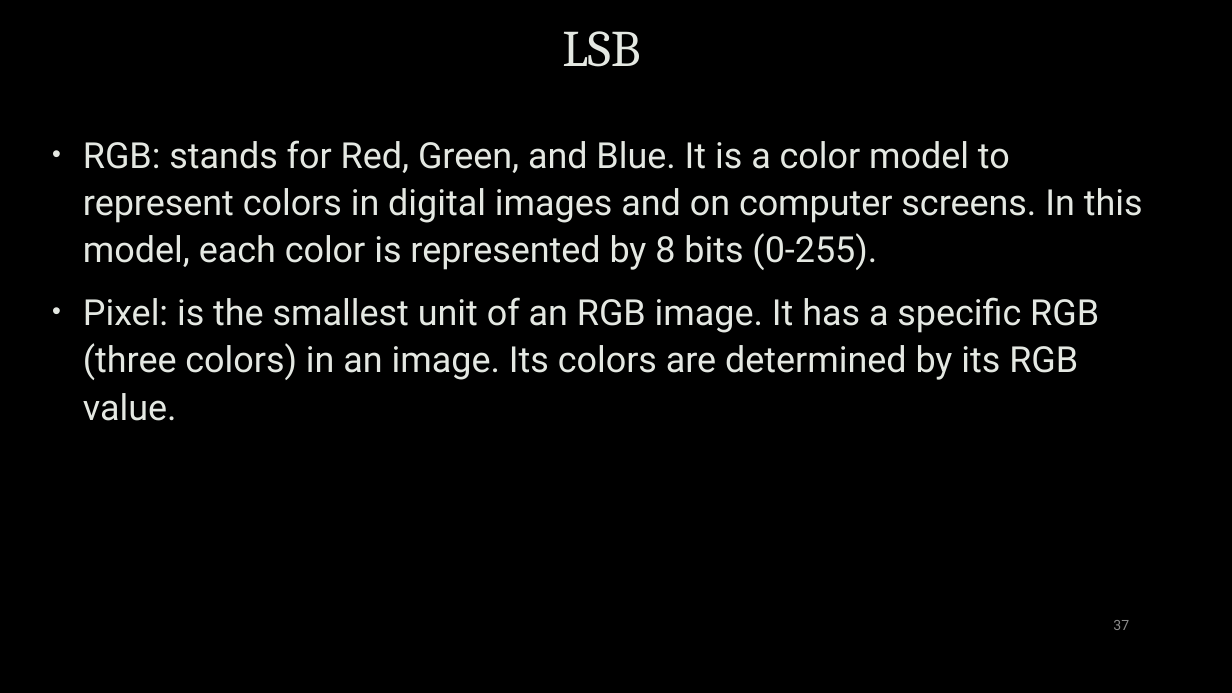
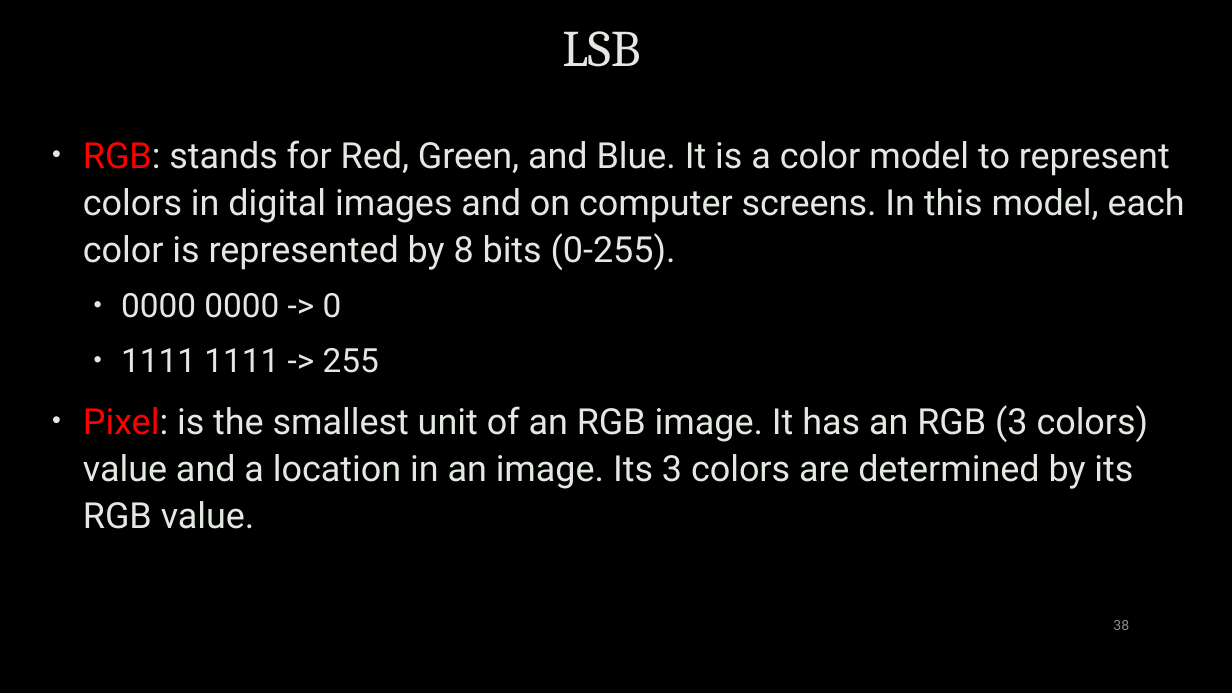
Before and after one commit to zhanyixinghua/cits1003, a slide deck: slide 38 of cits1003-lecture_slides/CITS1003-8 Forensics-exercises.pptx (slide 37 before the commit). Drawn at 1232x693 pixels with LibreOffice and Linux fonts; fonts in the diff are those of the drawing; background and template pictures are left out. Boxes give left, top, right and bottom in pixels: in the first picture for what was removed or moved away, otherwise in the second. Text is boxed around its words. In the diff, an @@ line names an element or a change of style, - is before the commit and + after.

Commit message:
typos in slides of week 8 corrected

```diff
--- a/cits1003-lecture_slides/CITS1003-8 Forensics-exercises.pptx
+++ b/cits1003-lecture_slides/CITS1003-8 Forensics-exercises.pptx
@@ text at <box>83,140,1185,270</box>: text colour #E4E8E2 to #FF0000 in "RGB:" @@
@@ text at <box>83,293,1149,529</box>: text changed @@
-• Pixel: is the smallest unit of an RGB image. It has a specific RGB (three colors) in an image. Its colors are determined by its RGB value.
+  • 0000 0000 -> 0
+  • 1111 1111 -> 255
+• Pixel: is the smallest unit of an RGB image. It has an RGB (3 colors) value and a location in an image. Its 3 colors are determined by its RGB value.
@@ page number at <box>1113,620,1129,630</box>: text changed @@
-37
+38
```
Also in this commit, not shown: 16 other slides changed, 1 slide added.
